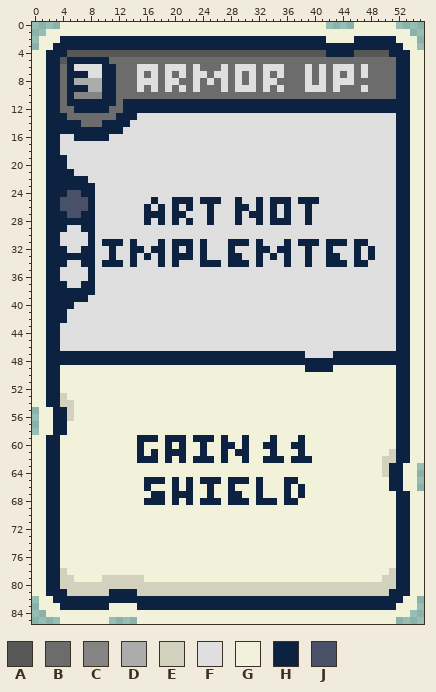
Sprite sheet: Art/Cards/007 Armor Up!.png. The first picture shows the starting point.
The file is 56x86 pixels. Colours within 5 levels of each other are drawn and written as one.
Palette (. is transparent): A #575757  B #6d6c6d  C #858485  D #adacad  E #d1d1bd  F #dfdfdf  G #f2f2da  H #0d2140  J #495169
Pixels before (only the part around the change), first column x 0:
 2 .GGGHHHHHHHHHHHHHHHHHHHHHHHHHHHHHHHHHHHHHHGGGGHHHHHHGGG.
 3 .GGHHHHHHHHHHHHHHHHHHHHHHHHHHHHHHHHHHHHHHHHHHHHHHHHHHGG.
 4 GGHHHAAAAAAAAAAAAAAAAAAAAAAAAAAAAAAAAAAAAAHHHHAAAAAHHHGG
 5 GGHHAHHHHHHBBBBBBBBBBBBBBBBBBBBBBBBBBBBBBBBBBBBBBBBBHHGG
 6 GGHHBHFFFFHHBBBFFFBFFFBFBBBFBFFFBFFFBBBFBFBFFFBFBBBBHHGG
 7 GGHHBHHHFFHHBBBFBFBFBFBFFBFFBFBFBFBFBBBFBFBFBFBFBBBBHHGG
 8 GGHHBHDDDDHHBBBFFFBFFBBFBFBFBFBFBFFBBBBFBFBFFFBBBBBBHHGG
 9 GGHHBHHHDDHHBBBFBFBFBFBFBBBFBFFFBFBFBBBFFFBFBBBFBBBBHHGG
10 GGHHBHCCCCHHBBBBBBBBBBBBBBBBBBBBBBBBBBBBBBBBBBBBBBBBHHGG
11 GGHHBHHHHHHHBHHHHHHHHHHHHHHHHHHHHHHHHHHHHHHHHHHHHHHHHHGG
12 GGHHBBHHHHHBBHHHHHHHHHHHHHHHHHHHHHHHHHHHHHHHHHHHHHHHHHGG
13 GGHHHBBBBBBBHHHFFFFFFFFFFFFFFFFFFFFFFFFFFFFFFFFFFFFFHHGG
14 GGHHHHHBBBHHHHFFFFFFFFFFFFFFFFFFFFFFFFFFFFFFFFFFFFFFHHGG
15 GGHHHHHHHHHHHFFFFFFFFFFFFFFFFFFFFFFFFFFFFFFFFFFFFFFFHHGG
16 GGHHFFHHHHHFFFFFFFFFFFFFFFFFFFFFFFFFFFFFFFFFFFFFFFFFHHGG
17 GGHHFFFFFFFFFFFFFFFFFFFFFFFFFFFFFFFFFFFFFFFFFFFFFFFFHHGG
18 GGHHFFFFFFFFFFFFFFFFFFFFFFFFFFFFFFFFFFFFFFFFFFFFFFFFHHGG
19 GGHHHFFFFFFFFFFFFFFFFFFFFFFFFFFFFFFFFFFFFFFFFFFFFFFFHHGG
20 GGHHHFFFFFFFFFFFFFFFFFFFFFFFFFFFFFFFFFFFFFFFFFFFFFFFHHGG
21 GGHHHHFFFFFFFFFFFFFFFFFFFFFFFFFFFFFFFFFFFFFFFFFFFFFFHHGG
22 GGHHHHHHFFFFFFFFFFFFFFFFFFFFFFFFFFFFFFFFFFFFFFFFFFFFHHGG
23 GGHHHHHHHFFFFFFFFFFFFFFFFFFFFFFFFFFFFFFFFFFFFFFFFFFFHHGG
24 GGHHHJJHHFFFFFFFFFFFFFFFFFFFFFFFFFFFFFFFFFFFFFFFFFFFHHGG
25 GGHHJJJJHFFFFFFFFHFFHHHFHHHFFHFFHFHHHFHHHFFFFFFFFFFFHHGG
26 GGHHJJJJHFFFFFFFHFHFHFHFFHFFFHHFHFHFHFFHFFFFFFFFFFFFHHGG
27 GGHHHJJHHFFFFFFFHHHFHHFFFHFFFHFHHFHFHFFHFFFFFFFFFFFFHHGG
28 GGHHHHHHHFFFFFFFHFHFHFHFFHFFFHFFHFHHHFFHFFFFFFFFFFFFHHGG
29 GGHHHFFHHFFFFFFFFFFFFFFFFFFFFFFFFFFFFFFFFFFFFFFFFFFFHHGG
30 GGHHFFFFHFFFFFFFFFFFFFFFFFFFFFFFFFFFFFFFFFFFFFFFFFFFHHGG
31 GGHHFFFFHFHHHFHFFFHFHHHFHFFFHHHFHFFFHFHHHFHHHFHHFFFFHHGG
32 GGHHHFFHHFFHFFHHFHHFHFHFHFFFHFFFHHFHHFFHFFHFFFHFHFFFHHGG
33 GGHHHHHHHFFHFFHFHFHFHHHFHFFFHHFFHFHFHFFHFFHHFFHFHFFFHHGG
34 GGHHHFFHHFHHHFHFFFHFHFFFHHHFHHHFHFFFHFFHFFHHHFHHFFFFHHGG
35 GGHHFFFFHFFFFFFFFFFFFFFFFFFFFFFFFFFFFFFFFFFFFFFFFFFFHHGG
36 GGHHFFFFHFFFFFFFFFFFFFFFFFFFFFFFFFFFFFFFFFFFFFFFFFFFHHGG
37 GGHHHFFHHFFFFFFFFFFFFFFFFFFFFFFFFFFFFFFFFFFFFFFFFFFFHHGG
38 GGHHHHHHHFFFFFFFFFFFFFFFFFFFFFFFFFFFFFFFFFFFFFFFFFFFHHGG
39 GGHHHHHHFFFFFFFFFFFFFFFFFFFFFFFFFFFFFFFFFFFFFFFFFFFFHHGG
40 GGHHHHFFFFFFFFFFFFFFFFFFFFFFFFFFFFFFFFFFFFFFFFFFFFFFHHGG
41 GGHHHFFFFFFFFFFFFFFFFFFFFFFFFFFFFFFFFFFFFFFFFFFFFFFFHHGG
42 GGHHHFFFFFFFFFFFFFFFFFFFFFFFFFFFFFFFFFFFFFFFFFFFFFFFHHGG
43 GGHHFFFFFFFFFFFFFFFFFFFFFFFFFFFFFFFFFFFFFFFFFFFFFFFFHHGG
44 GGHHFFFFFFFFFFFFFFFFFFFFFFFFFFFFFFFFFFFFFFFFFFFFFFFFHHGG
45 GGHHFFFFFFFFFFFFFFFFFFFFFFFFFFFFFFFFFFFFFFFFFFFFFFFFHHGG
46 GGHHFFFFFFFFFFFFFFFFFFFFFFFFFFFFFFFFFFFFFFFFFFFFFFFFHHGG
47 GGHHHHHHHHHHHHHHHHHHHHHHHHHHHHHHHHHHHHHFFFFHHHHHHHHHHHGG
48 GGHHHHHHHHHHHHHHHHHHHHHHHHHHHHHHHHHHHHHHHHHHHHHHHHHHHHGG
49 GGHHGGGGGGGGGGGGGGGGGGGGGGGGGGGGGGGGGGGHHHHGGGGGGGGGHHGG
50 GGHHGGGGGGGGGGGGGGGGGGGGGGGGGGGGGGGGGGGGGGGGGGGGGGGGHHGG
51 GGHHGGGGGGGGGGGGGGGGGGGGGGGGGGGGGGGGGGGGGGGGGGGGGGGGHHGG
52 GGHHGGGGGGGGGGGGGGGGGGGGGGGGGGGGGGGGGGGGGGGGGGGGGGGGHHGG
53 GGHHEGGGGGGGGGGGGGGGGGGGGGGGGGGGGGGGGGGGGGGGGGGGGGGGHHGG
54 GGHHEEGGGGGGGGGGGGGGGGGGGGGGGGGGGGGGGGGGGGGGGGGGGGGGHHGG
55 .GGHHEGGGGGGGGGGGGGGGGGGGGGGGGGGGGGGGGGGGGGGGGGGGGGGHHGG
56 .GGHHEGGGGGGGGGGGGGGGGGGGGGGGGGGGGGGGGGGGGGGGGGGGGGGHHGG
57 .GGHHGGGGGGGGGGGGGGGGGGGGGGGGGGGGGGGGGGGGGGGGGGGGGGGHHGG
58 .GGHHGGGGGGGGGGGGGGGGGGGGGGGGGGGGGGGGGGGGGGGGGGGGGGGHHGG
59 GGHHGGGGGGGGGGGHHHGHHHGHHHGHGGHGGGHGGGHGGGGGGGGGGGGGHHGG
60 GGHHGGGGGGGGGGGHGGGHGHGGHGGHHGHGGHHGGHHGGGGGGGGGGGGGHHGG
After:
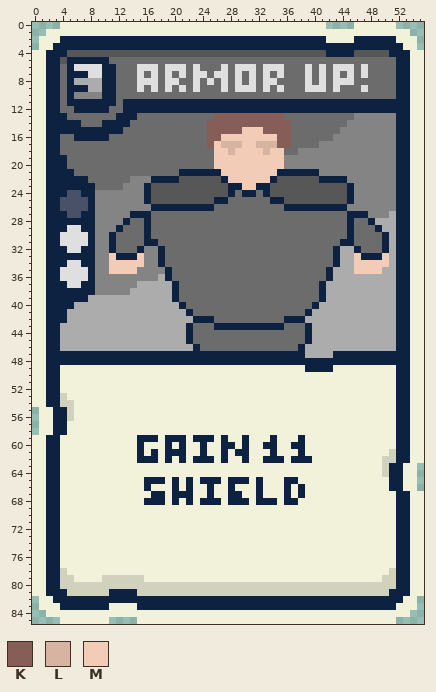
Colours new in this view: K #875d58  L #d7b4a2  M #f3ccb7
Change:
Changed rows in their new state; - is an unchanged pixel.
first column x 4:
13 -----------BBBBBBBBBBBKKKKKKKKKKBBBBBBBBBBCCCCCC
14 ----------BBBBBBBBBBBKKKKKKKKKKKKBBBBBBBBCCCCCCC
15 ---------BBBBBBBBBBBBKKKKKMMMKKKKBBBBBBBCCCCCCCC
16 BB-----BBBBBBBBBBBBBBKKMMMMMMMMKKBBBBBBCCCCCCCCC
17 BBBBBBBBBBBBBBBBBBBBBKMLLLMMLLLKKBBBBCCCCCCCCCCC
18 BBBBBBBBBBBBBBBBBBBBBBMMLMMMMLMMBBCCCCCCCCCCCCCC
19 -BBBBBBBBBBBBBBBBBBBBBMMMMMMMMMMCCCCCCCCCCCCCCCC
20 -BBBBBBBBBBBBBBBBBBBBBMMMMMMMMMMCCCCCCCCCCCCCCCC
21 --BBBBBBBBBBBBBBBHHHHHHMMMMMMMMHHHHHHCCCCCCCCCCC
22 ----BBBBBBCCCHHHHAAAAAAHMMMMMMHAAAAAAHHHHCCCCCCC
23 -----BBBBCCCHAAAAAAAAAAAHHMMHHAAAAAAAAAAAHCCCCCC
24 -----CCCCCCCHAAAAAAAAAAAHBHHBHAAAAAAAAAAAHCCCCCC
25 -----CCCCCCCHAAAAAAAAA-HBBBBBB--AAAAAAAAAHCCCCCC
26 -----CCCCCCCCH-H-H-HH-BBBBBBBBBB-HH-HHHHHCCCCCCC
27 -----CCCCCHH-BBBBBBBBBBBBBBBBBBBBBBBBBBBBHHHCCCD
28 -----CCCCHBB-BBBBBBBBBBBBBBBBBBBBBBBBBBBBHBBHDDD
29 -----CCCHBBBHBBBBBBBBBBBBBBBBBBBBBBBBBBBBHBBBHDD
30 -----CCHBBBBHBBBBBBBBBBBBBBBBBBBBBBBBBBBBHBBBBHD
31 -----CC-BBBBHHBBBBBBBBBBBBBBBBBBBBBBBBBB-HBBBBHD
32 -----CC-BBB-CC-BBBBBBBBBBBBBBBBBBBBBBBBHDD-BBBHD
33 -----CCMHH-MCC-BBBBBBBBBBBBBBBBBBBBBBBB-DDMH-HMD
34 -----CCMMMMMCC-BBBBBBBBBBBBBBBBBBBBBBBB-DDMMMMMD
35 -----CCMMMMCCCCHBBBBBBBBBBBBBBBBBBBBBBHDDDMMMMDD
36 -----CCCCCCCCCDHBBBBBBBBBBBBBBBBBBBBBBHDDDDDDDDD
37 -----CCCCCCDDDDDHBBBBBBBBBBBBBBBBBBBBHDDDDDDDDDD
38 -----CCCCCDDDDDDHBBBBBBBBBBBBBBBBBBBBHDDDDDDDDDD
39 ----DDDDDDDDDDDDHBBBBBBBBBBBBBBBBBBBBHDDDDDDDDDD
40 --DDDDDDDDDDDDDDDHBBBBBBBBBBBBBBBBBBHDDDDDDDDDDD
41 -DDDDDDDDDDDDDDDDDHBBBBBBBBBBBBBBBBHDDDDDDDDDDDD
42 -DDDDDDDDDDDDDDDDDDHHHBBBBBBBBBBHHHDDDDDDDDDDDDD
43 DDDDDDDDDDDDDDDDDDHBBBHHHHHHHHHHBBBHDDDDDDDDDDDD
44 DDDDDDDDDDDDDDDDDDHBBBBBBBBBBBBBBBBHDDDDDDDDDDDD
45 DDDDDDDDDDDDDDDDDDHBBBBBBBBBBBBBBBBHDDDDDDDDDDDD
46 DDDDDDDDDDDDDDDDDDDHBBBBBBBBBBBBBBHDDDDDDDDDDDDD
47 -----------------------------------DDDD---------
Changed places in both pictures, as pixel boxes (x1, y1, x2, y2):
changed: (60, 113, 396, 358)
